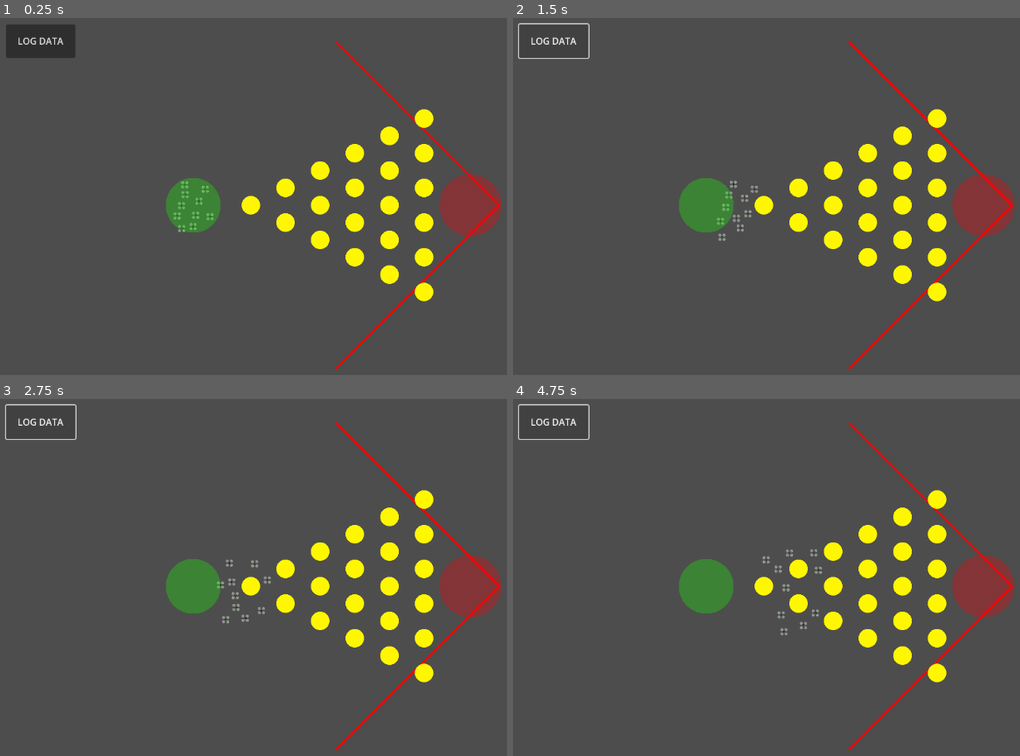
Above: before the commit, frames 1-4 (two rows, left to right).
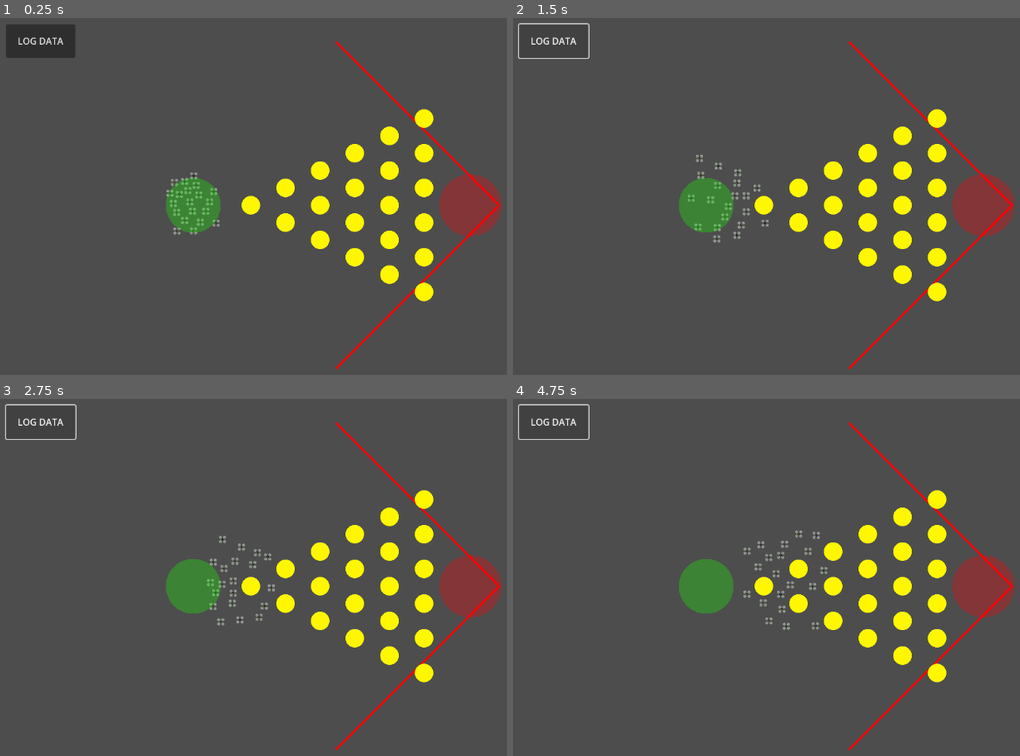
Above: after the commit, the same moments.

Repository: MRRP-lab/cluttered-navigation
Game: Godot game, scene res://scenes/field.tscn
The game is run twice, just before and just after one commit, with the same random seed, the same clock (stepped at 60 frames per second) and the same inputs.
Inputs:
- Up to frame 1 (0.25 s): no input
- Up to frame 2 (1.5 s): click "LOG DATA" at 0.5 s; click "LOG DATA" at 1.25 s
- Up to frame 3 (2.75 s): click "LOG DATA" at 2 s
- Up to frame 4 (4.75 s): no input

The runs differ from the first frame. In frame 1, 0.4% of the frame differs, in the area x 32-44%, y 43-61%; in frame 2, 0.5%; in frame 3, 0.5%; in frame 4, 0.6%, in the area x 45-63%, y 36-67%.

Commit message:
updated logging & added more sample data
Updated the logging file (again) & added more sample data.

Also updated the README file.

Diff:
--- a/pinko-drones/scenes/field.tscn
+++ b/pinko-drones/scenes/field.tscn
@@ -15,7 +15,7 @@
 script = ExtResource("1_pn4dk")
 obstacle_width = 6
 obstacle_depth = 6
-droneNum = 10
+droneNum = 20
 weighted_direction = true
 Maximum_Angle = 45.0
 start = NodePath("Start")
@@ -25,8 +25,8 @@
 logger = NodePath("logger")
 log_button = NodePath("Button")
 timer_wait_time_ms = 100
-filename_ee = "testfile-entry-exit"
-filename_cont = "testfile-motionpath"
+filename_ee = "sample-20-ee"
+filename_cont = "sample-20-cont"
 
 [node name="Button" type="Button" parent="."]
 offset_left = -564.0
--- a/pinko-drones/scripts/Initialize.gd
+++ b/pinko-drones/scripts/Initialize.gd
@@ -11,7 +11,8 @@
 @export var obstacle_scale := 1.0  ## Scale of the obstacle image and collision circle
 
 @export_group("Drone Properties")
-@export var droneNum: int
+@export_enum("Centralized", "Decentralized") var control: String = "Decentralized" ## right now used for logging.
+@export var droneNum: int ## Number of drones to generate
 @export var weighted_direction: bool
 
 @export_range(1, 180, 1, "suffix:°") var Maximum_Angle: float
--- a/pinko-drones/scripts/drone_scanner.gd
+++ b/pinko-drones/scripts/drone_scanner.gd
@@ -1,4 +1,7 @@
 extends Area2D
+
+## ATTENTION: This script is no longer used. Use logger.gd to log data to files
+# --------------------------------------------------------------------------- #
 
 # drone_list stores data about the drones as a multidimentional array
 var drone_list = []
--- a/pinko-drones/scripts/logger.gd
+++ b/pinko-drones/scripts/logger.gd
@@ -6,19 +6,26 @@
 # export variables
 @export var simulator: Swarm_Sim ## simulator
 @export var drones: Node2D ## drone container
-@export_enum("Decentralized", "Centralized") var strategy: String = "Decentralized" ## flag for what strategy the drones are using. Is passed to the output file.
+var strategy: String
 
 # Area2D nodes we're using to monitor the drones.
 var area_ee: Area2D   # enter/exit monitoring
 var timer: Timer      # timer for continuous monitoring.
 
-var motionplan_data_array = [["strategy", "droneCount", "droneID", "timeStamp", "x", "y"]]
+var motionplan_data_array = [["strategy", "droneCount", "maxAngle", "droneID", "timeStamp", "x", "y"]]
 
 const LOGGER_RECTANGLE_ENTER_EXIT = preload("res://resources/logger_rectangle_enter_exit.tres")
 
 # --------- INITIALIZATION ------------ #
 
 func _ready() -> void:
+
+	# update strategy var for logging:
+	strategy = simulator.control.to_lower()
+	if strategy == "centralized":
+		pass
+	elif simulator.weighted_direction:
+		strategy += "Weighted"
 
 	# set up Area2D
 	area_ee = Area2D.new()
@@ -59,10 +66,10 @@
 func log_data_ee(filepath: String):
 	var file = FileAccess.open(filepath, FileAccess.WRITE) # open file
 
-	file.store_csv_line(["strategy", "droneCount", "droneID", "entryTime", "exitTime"]) # write header
+	file.store_csv_line(["strategy", "droneCount", "maxAngle", "droneID", "entryTime", "exitTime"]) # write header
 
 	for drone in drones.get_children(): # write data
-		var log = PackedStringArray([strategy, simulator.droneNum, drone.get_instance_id(), drone.time_entered, drone.time_exited])
+		var log = PackedStringArray([strategy, simulator.droneNum, rad_to_deg(simulator.Maximum_Angle), drone.get_instance_id(), drone.time_entered, drone.time_exited])
 		file.store_csv_line(log)
 
 	file.close() # prevent data leaks
@@ -72,7 +79,7 @@
 ## called every time the timer ticks. logs drone position/time data to an array.
 func timer_timeout():
 	for drone in drones.get_children(): # write data
-		var log = PackedStringArray([strategy, simulator.droneNum, drone.get_instance_id(), Time.get_ticks_msec(), drone.position.x, drone.position.y])
+		var log = PackedStringArray([strategy, simulator.droneNum, rad_to_deg(simulator.Maximum_Angle), drone.get_instance_id(), Time.get_ticks_msec(), drone.position.x, drone.position.y])
 		motionplan_data_array.append(log)
 
 ## writes continuous motionplan data to a specified output file.
Not shown, added: pinko-drones/output-data/sample-10-cont.txt
Not shown, added: pinko-drones/output-data/sample-10-ee.txt
Not shown, added: pinko-drones/output-data/sample-15-cont.txt
Not shown, added: pinko-drones/output-data/sample-15-ee.txt
Not shown, added: pinko-drones/output-data/sample-20-cont.txt
Not shown, added: pinko-drones/output-data/sample-20-ee.txt
Not shown, changed: pinko-drones/README.md
